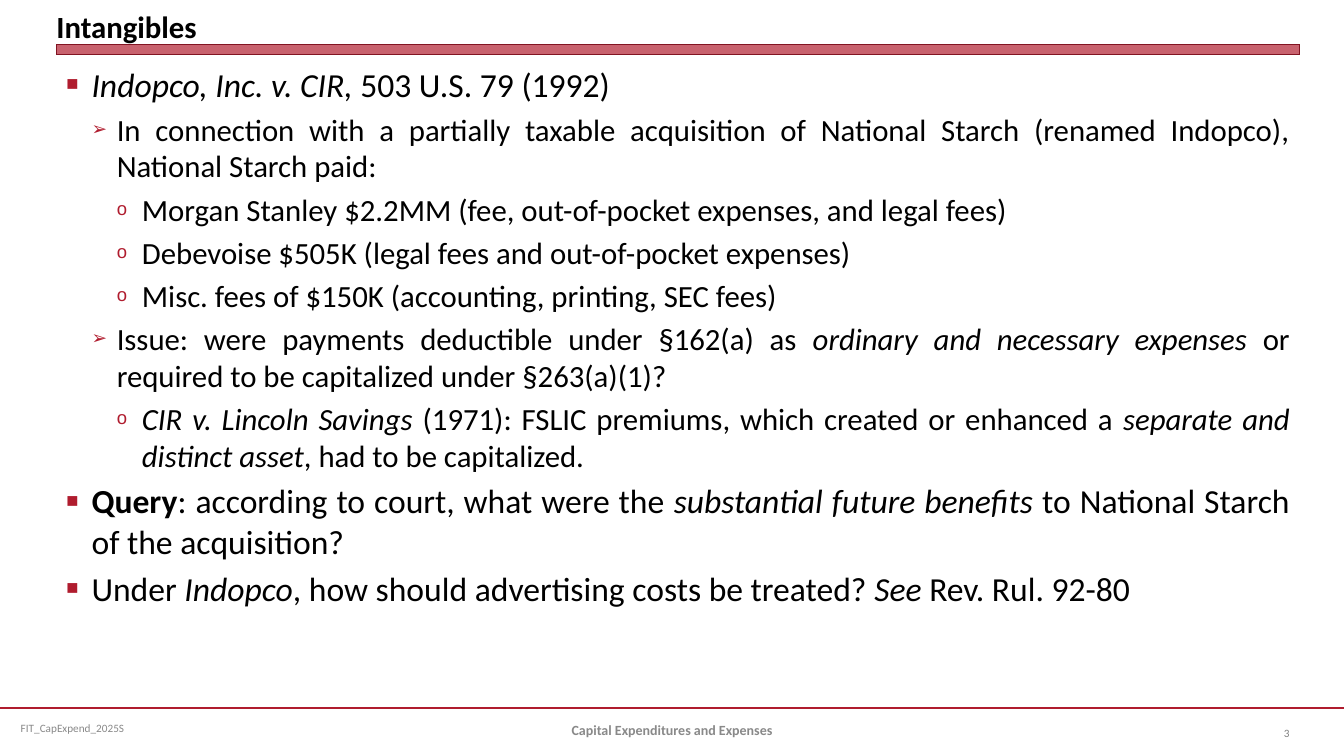
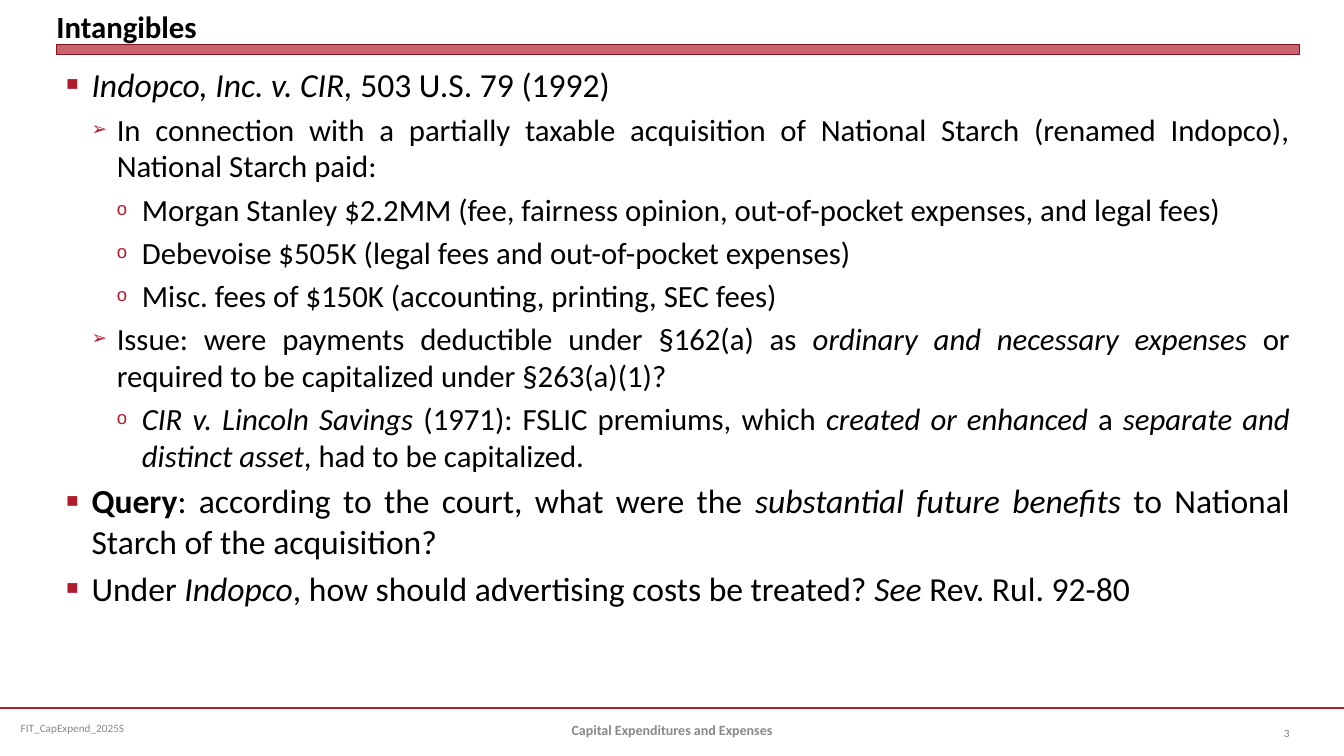
Before and after one commit to jmc877/Fed-Income-Tax, a slide deck: slide 3 of slides/FIT_CapExpend_2025S.pptx. Drawn at 1344x756 pixels with LibreOffice and Linux fonts; fonts in the diff are those of the drawing. Boxes give left, top, right and bottom in pixels: in the first picture for what was removed or moved away, otherwise in the second. Text is boxed around its words. In the diff, an @@ line names an element or a change of style, - is before the commit and + after.

```diff
--- a/slides/FIT_CapExpend_2025S.pptx
+++ b/slides/FIT_CapExpend_2025S.pptx
@@ text at <box>142,198,1220,227</box>: text changed @@
-    o Morgan Stanley $2.2MM (fee, out-of-pocket expenses, and legal fees)
+    o Morgan Stanley $2.2MM (fee, fairness opinion, out-of-pocket expenses, and legal fees)
@@ text at <box>142,407,1289,472</box>: italic on in "created or enhanced" @@
@@ text at <box>92,489,1289,560</box>: text changed @@
-■ Query: according to court, what were the substantial future benefits to National Starch of the acquisition?
+■ Query: according to the court, what were the substantial future benefits to National Starch of the acquisition?
```
Also in this commit, not shown: 8 other slides changed, 1 slide added, 3 other files.
